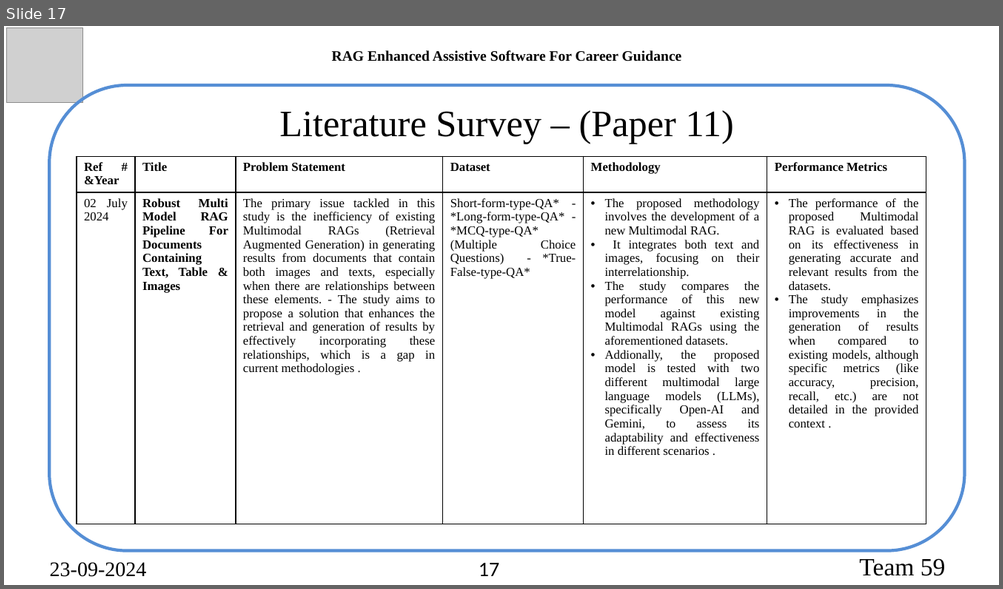
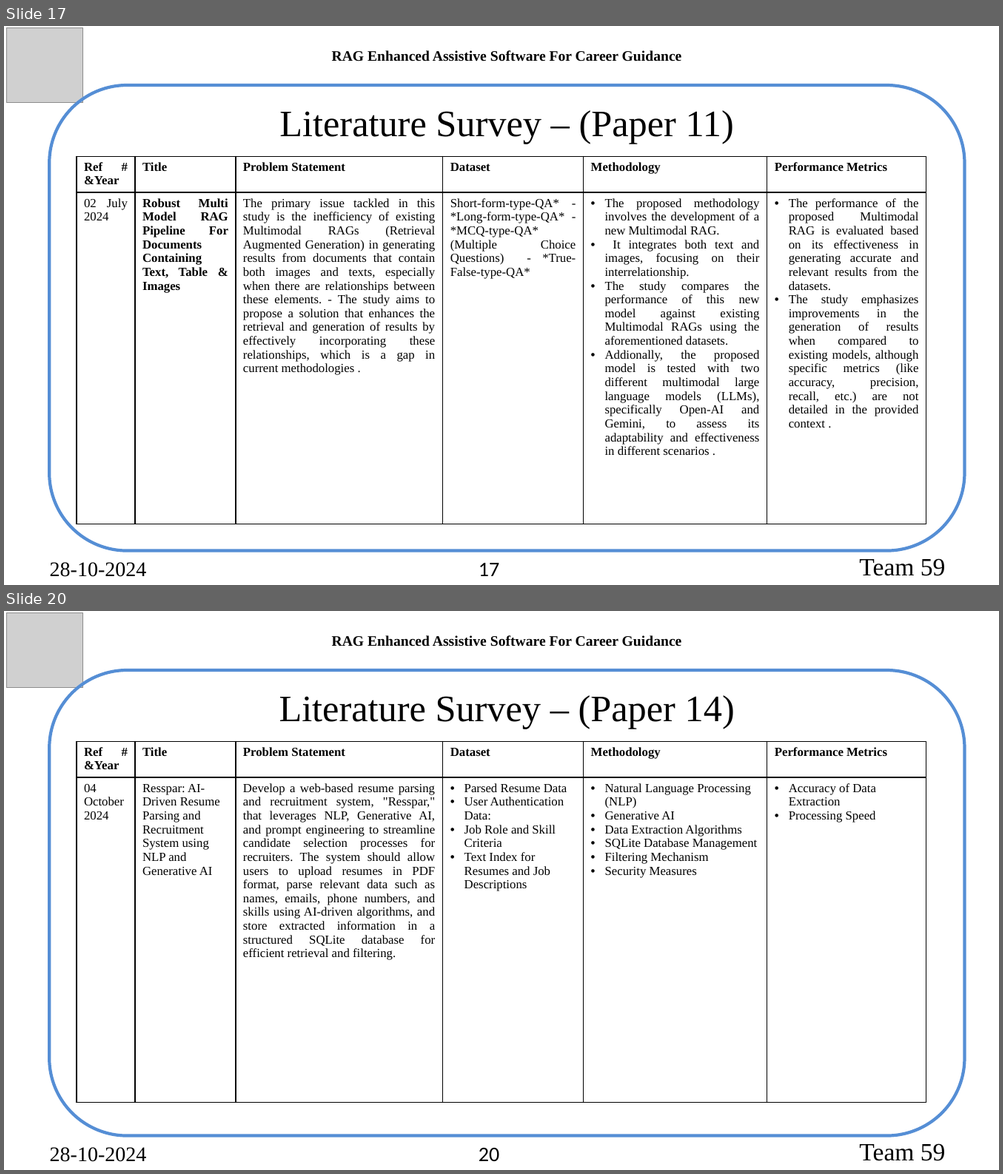
Before and after one commit to akhilswarop/RAG, a slide deck: Review 1/Career Guidance using RAG.pptx. Shown one above the other, each under a label of ours: slide 17 before the commit, slides 17 and 20 after it; the slides between them are not shown. The pictures are 1003x589 and 1003x1174 pixels, drawn with LibreOffice and Linux fonts; fonts in the diff are those of the drawing; grey boxes stand for pictures. Boxes give left, top, right and bottom in pixels: in the first picture for what was removed or moved away, otherwise in the second. Text is boxed around its words. In the diff, an @@ line names an element or a change of style, - is before the commit and + after.

```diff
--- a/Review 1/Career Guidance using RAG.pptx
+++ b/Review 1/Career Guidance using RAG.pptx
@@ slide 20 added at (4, 611, 999, 1170), background #FFFFFF @@
@@ picture added at (6, 613, 83, 688) @@
@@ text added at (332, 635, 682, 647), 14 pt, text #000000, bold @@
+RAG Enhanced Assistive Software For Career Guidance
@@ rounded rectangle added at (50, 670, 965, 1136), outline #558ED5 3 pt @@
@@ text added at (279, 695, 734, 729), 36 pt, text #000000 @@
+Literature Survey – (Paper 14)
@@ table added at (77, 741, 925, 1104), 2 rows, 6 columns @@
+Ref # &Year | Title | Problem Statement | Dataset | Methodology | Performance Metrics
+04 October 2024 | Resspar: AI-Driven Resume Parsing and Recruitment System using NLP and Generative AI | Develop a web-based resume parsing and recruitment system, "Resspar," that leverages NLP, Generative AI, and prompt engineering to streamline candidate selection processes for recruiters. The system should allow users to upload resumes in PDF format, parse relevant data such as names, emails, phone numbers, and skills using AI-driven algorithms, and store extracted information in a structured SQLite database for efficient retrieval and filtering. | Parsed Resume Data / User Authentication Data: / Job Role and Skill Criteria / Text Index for Resumes and Job Descriptions | Natural Language Processing (NLP) / Generative AI / Data Extraction Algorithms / SQLite Database Management / Filtering Mechanism / Security Measures | Accuracy of Data Extraction / Processing Speed
@@ text added at (50, 1147, 147, 1162), 20 pt, text #000000 @@
+28-10-2024
@@ page number added at (478, 1148, 499, 1162), 20 pt, text #000000 @@
+20
@@ text added at (859, 1144, 945, 1162), 24 pt, text #000000 @@
+  Team 59
@@ slide 17 changed as well @@
@@ text at (50, 562, 147, 577): text changed @@
-23-09-2024
+28-10-2024
```
Also in this commit, not shown: 23 other slides changed, 2 other slides added, 1 other file.
